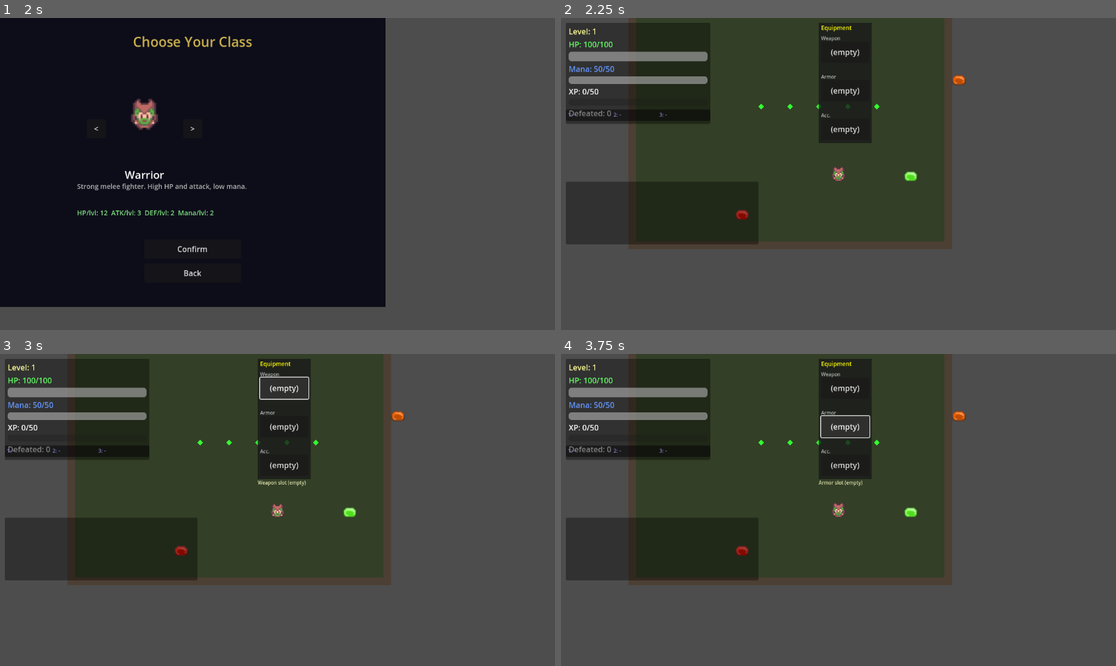
Above: before the commit, frames 1-4 (two rows, left to right).
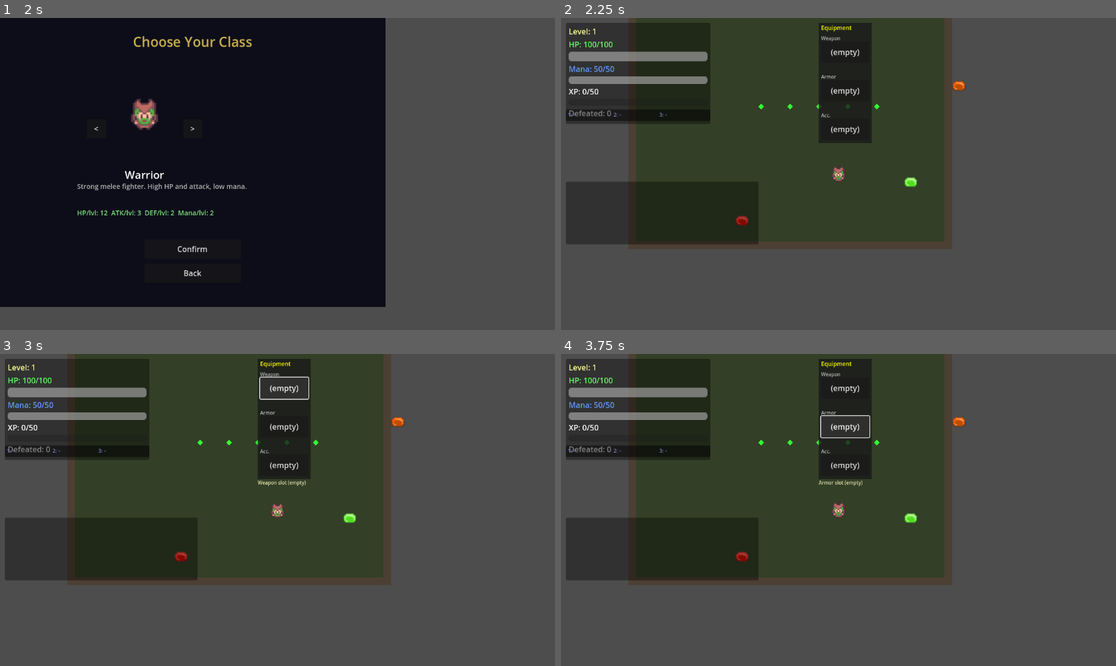
Above: after the commit, the same moments.

Repository: SFMiner/DeepGame_MVP
Game: Godot game, scene res://scenes/splash_screen.tscn
The game is run twice, just before and just after one commit, with the same random seed, the same clock (stepped at 60 frames per second) and the same inputs.
Inputs (mouse positions are in pixels of both pictures, inside the frame that each line leads up to):
- Up to frame 1 (2 s): tap Enter at 0.5 s; move the mouse to (399, 158) at 0.52 s; hold D (move_right) 0.53-1.25 s; tap Space (attack_melee) at 0.6 s; click (399, 158) at 0.67 s; click "New Game" at 1.25 s
- Up to frame 2 (2.25 s): click "Confirm" at 2 s
- Up to frame 3 (3 s): click "(empty)" at 2.75 s
- Up to frame 4 (3.75 s): click "(empty)" at 3.5 s

Frame 1 is identical in both runs. In frame 2, 0.3% of the frame differs, in the area x 31-73%, y 18-67%; in frame 3, 0.3%; in frame 4, 0.3%.

Commit message:
Fix: reduce enemy sprite offset from -18 to -12 (was overcorrected by ~1/3)

Diff:
--- a/scenes/enemy.tscn
+++ b/scenes/enemy.tscn
@@ -12,7 +12,7 @@
 enemy_category = 2
 
 [node name="AnimatedSprite2D" type="AnimatedSprite2D" parent="."]
-offset = Vector2(0, -18)
+offset = Vector2(0, -12)
 
 [node name="CollisionShape2D" type="CollisionShape2D" parent="."]
 shape = SubResource("CircleShape2D_enemy")
